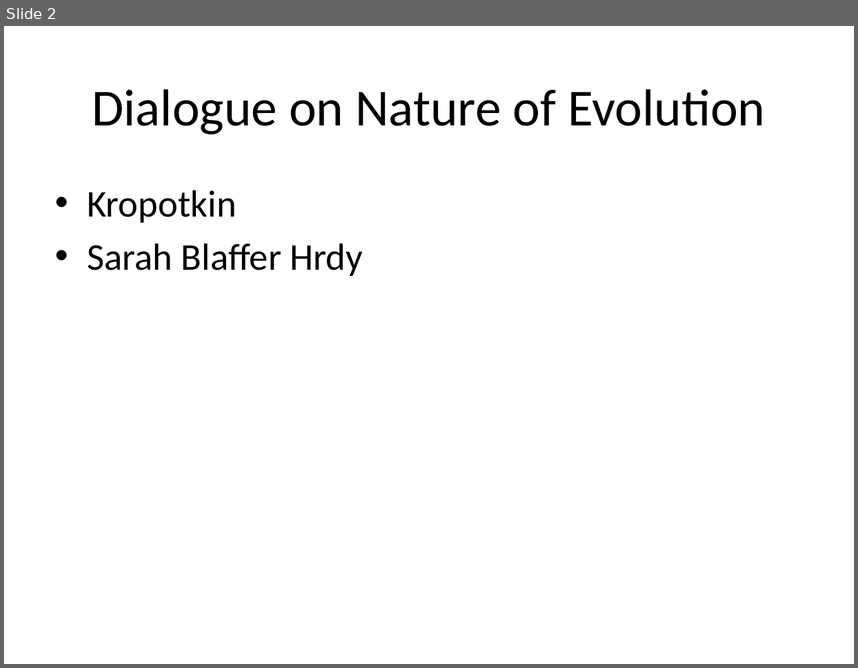
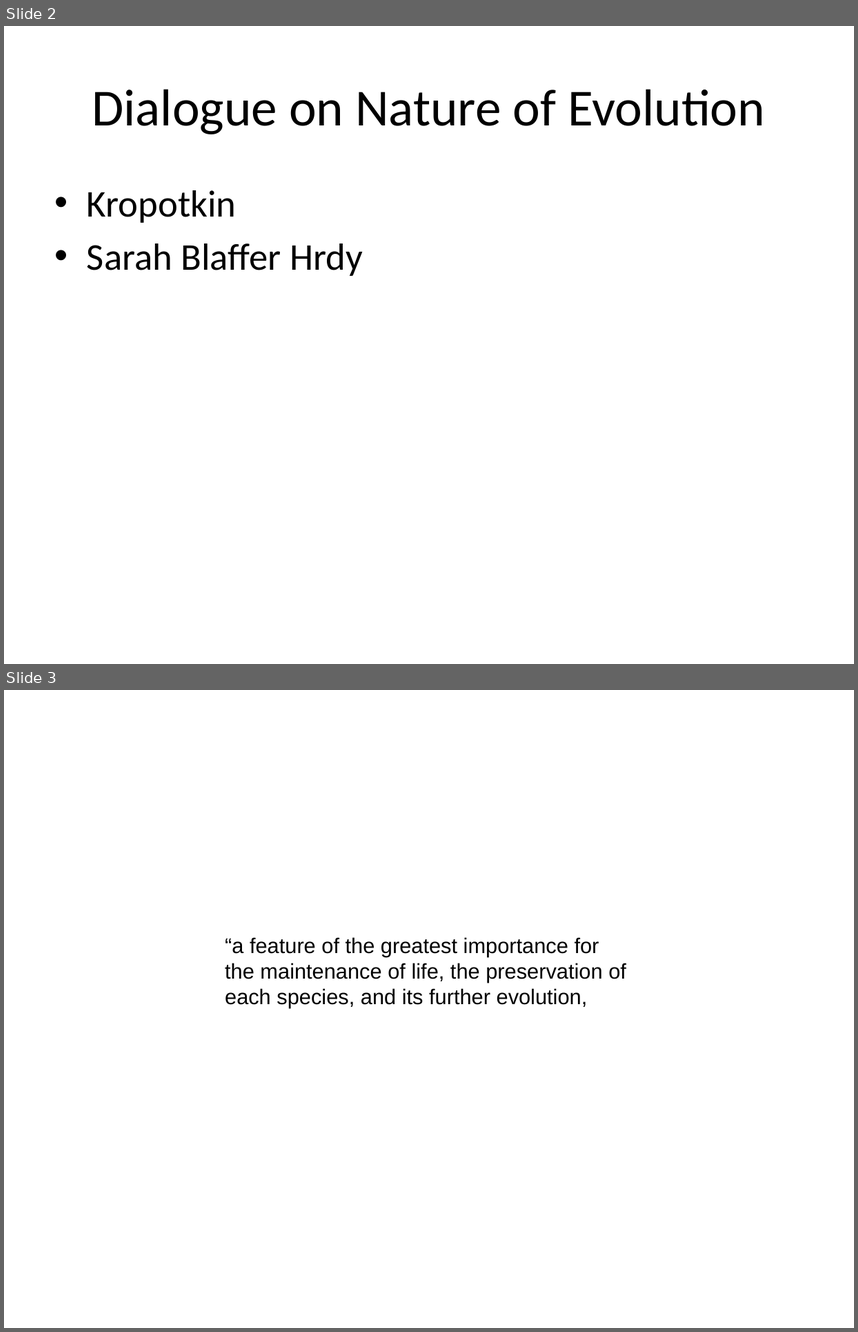
Before and after one commit to mcverter/Dissertation, a slide deck: work/__NEWEST__/KaG/220807_ASN_GRANARCHISM.pptx. Shown one above the other, each under a label of ours: slide 2 before the commit, slides 2 and 3 after it. The pictures are 858x668 and 858x1332 pixels, drawn with LibreOffice and Linux fonts; fonts in the diff are those of the drawing. Boxes give left, top, right and bottom in pixels: in the first picture for what was removed or moved away, otherwise in the second. Text is boxed around its words. In the diff, an @@ line names an element or a change of style, - is before the commit and + after.

```diff
--- a/work/__NEWEST__/KaG/220807_ASN_GRANARCHISM.pptx
+++ b/work/__NEWEST__/KaG/220807_ASN_GRANARCHISM.pptx
@@ slide 3 added at (x1=4, y1=690, x2=854, y2=1328), background #FFFFFF @@
@@ text added at (x1=225, y1=937, x2=626, y2=1008), 18 pt, text #000000 @@
+“a feature of the greatest importance for the maintenance of life, the preservation of each species, and its further evolution,
```
Also in this commit, not shown: 5 other slides changed, 4 other slides added, 7 other files.
